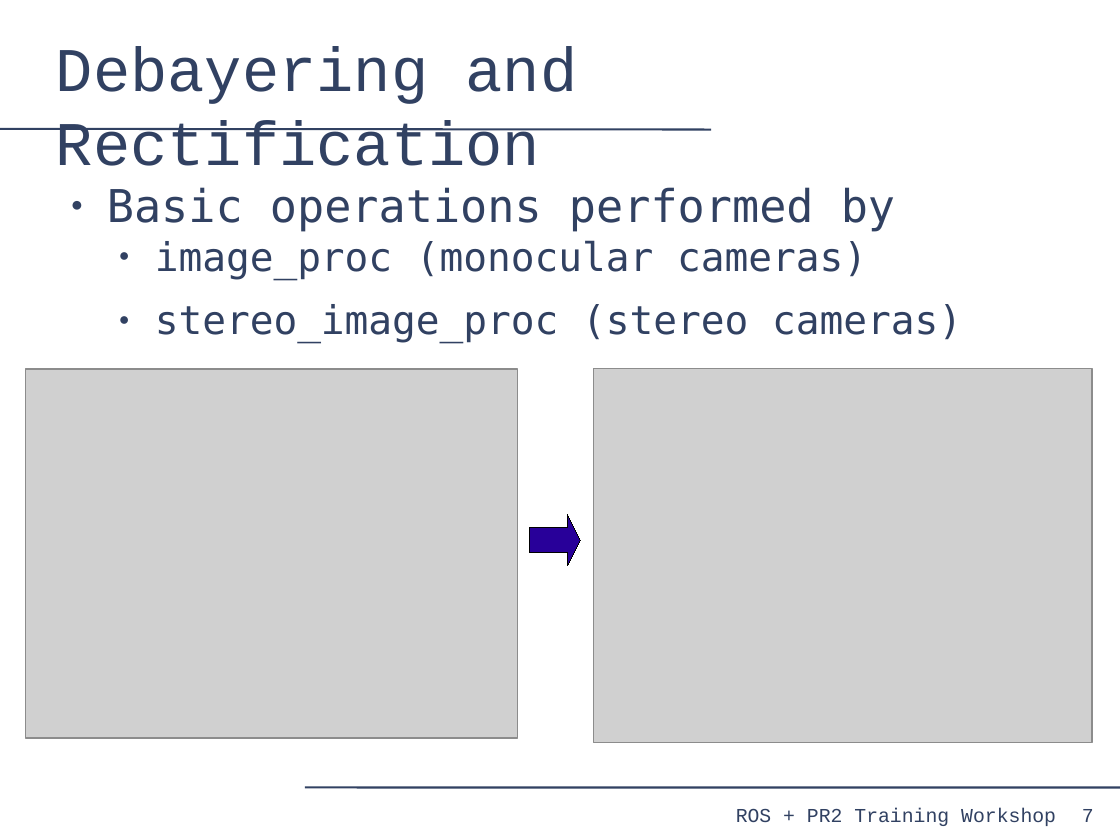
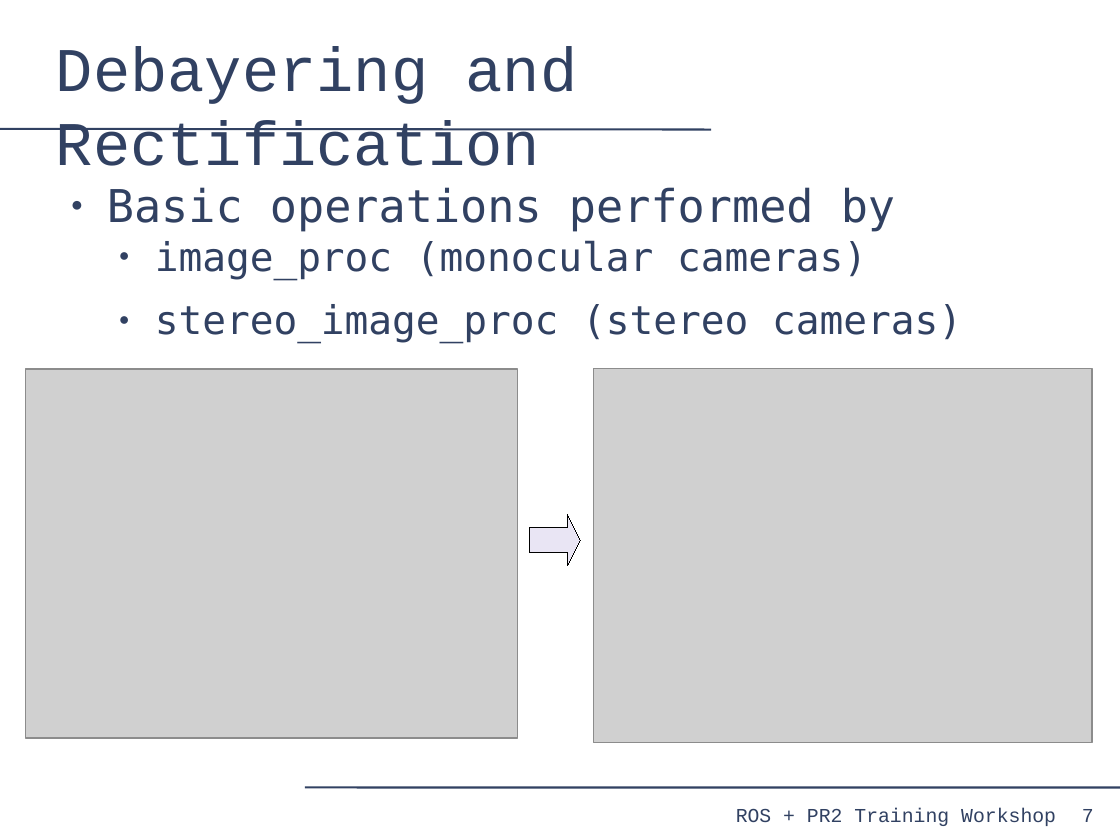
Before and after one commit to PR2/pr2_docs, a slide deck: slide 7 of pr2_training_workshop/processing_camera_data/slides.odp. Drawn at 1120x840 pixels with LibreOffice and Linux fonts; fonts in the diff are those of the drawing; grey boxes stand for pictures. Boxes give left, top, right and bottom in pixels: in the first picture for what was removed or moved away, otherwise in the second. Text is boxed around its words. In the diff, an @@ line names an element or a change of style, - is before the commit and + after.

```diff
--- a/pr2_training_workshop/processing_camera_data/slides.odp
+++ b/pr2_training_workshop/processing_camera_data/slides.odp
@@ right arrow at [530,515,580,566]: fill #280099 to #280099 at 10% opacity @@
```
Also in this commit, not shown: 6 other slides changed, 1 slide added, 1 slide removed.
